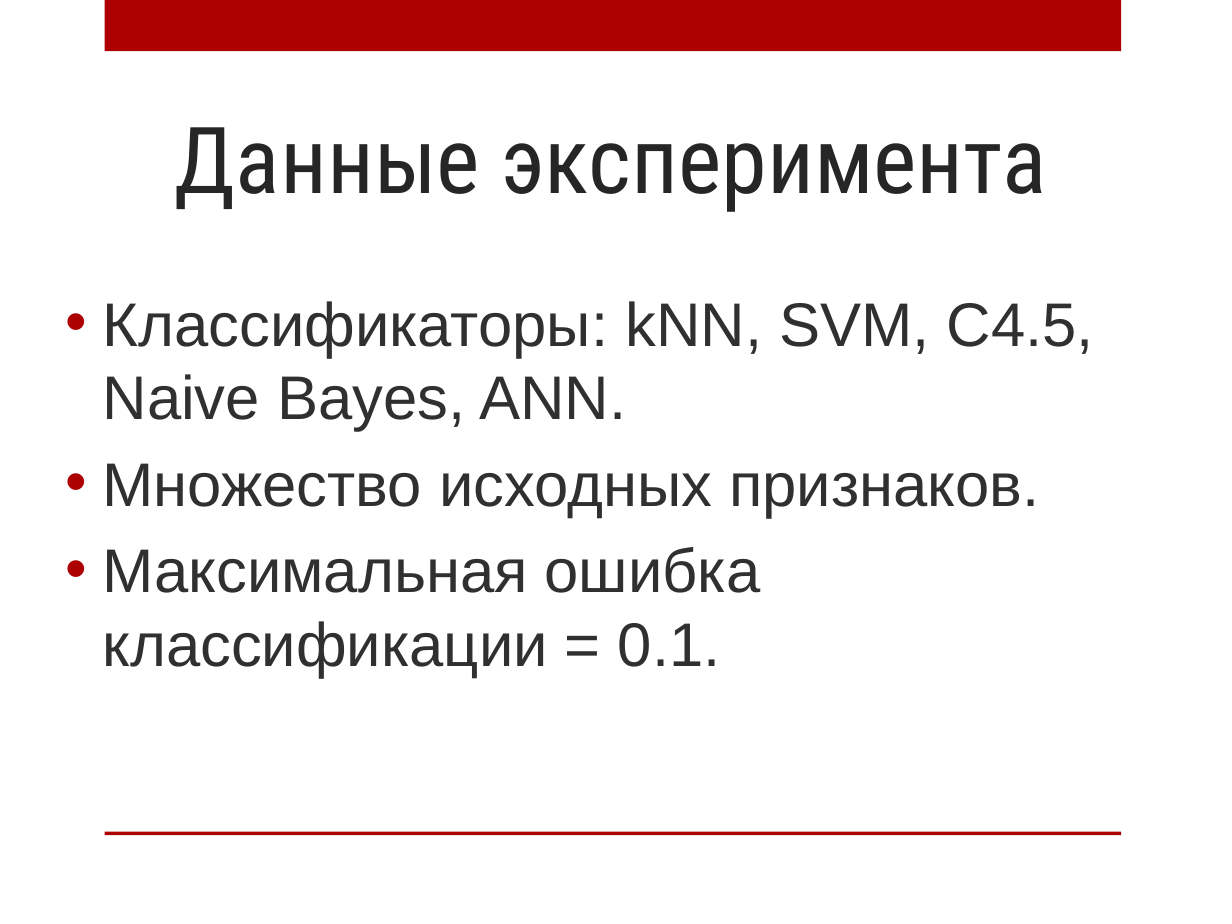
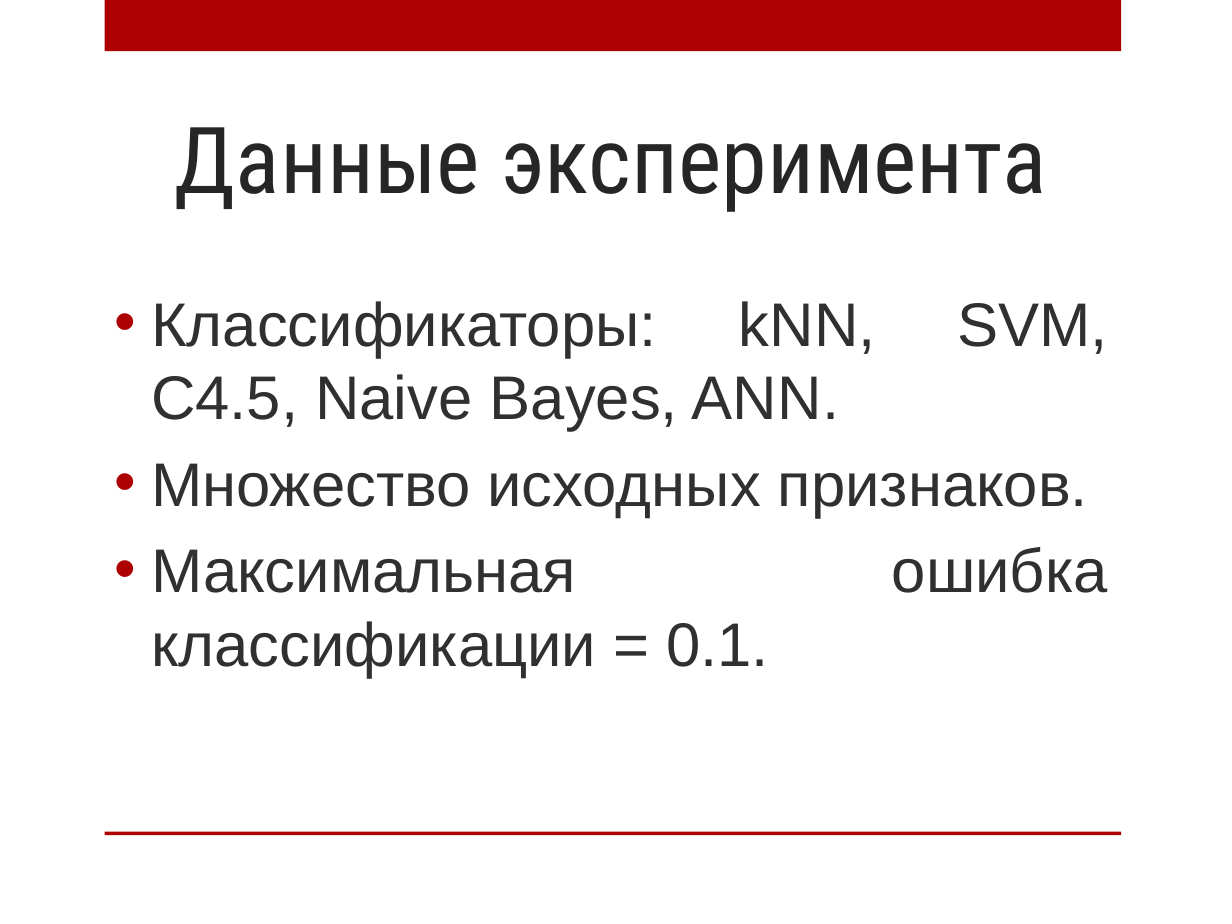
Before and after one commit to AnnaIbakaeva/Genetic, a slide deck: slide 20 of Диплом/Магистратура.Ибакаева.pptx. Drawn at 1232x924 pixels with LibreOffice and Linux fonts; fonts in the diff are those of the drawing; background and template pictures are left out. Boxes give left, top, right and bottom in pixels: in the first picture for what was removed or moved away, otherwise in the second. Text is boxed around its words. In the diff, an @@ line names an element or a change of style, - is before the commit and + after.

```diff
--- a/Диплом/Магистратура.Ибакаева.pptx
+++ b/Диплом/Магистратура.Ибакаева.pptx
@@ text "Классификаторы: kNN, SVM, C4.5, Naive ...": place and size @@
-text "Классификаторы: kNN, SVM, C4.5, Naive ..." at [103, 301, 1094, 678]
+text "Классификаторы: kNN, SVM, C4.5, Naive ..." at [151, 301, 1108, 678]
@@ text "Классификаторы: kNN, SVM, C4.5, Naive ..." at [151, 301, 1108, 678]: alignment left to justified @@
```
Also in this commit, not shown: 8 other slides changed, 1 slide added, 1 slide removed, 1 other file.
